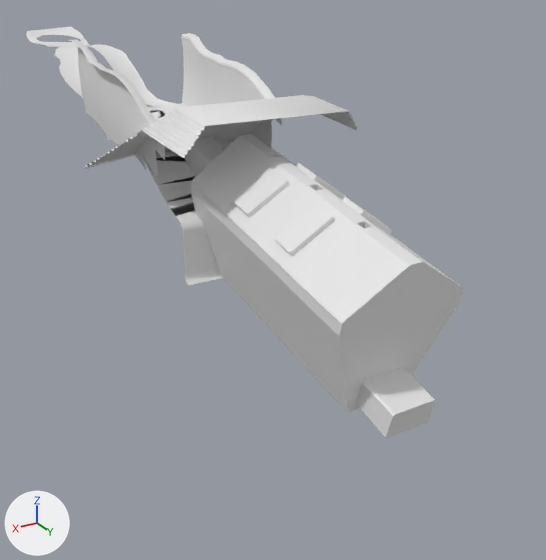
The Blender file Blender Models/SandGlide/SandGlideNEW.blend as it was, and as the next commit left it.
The view is the same before and after, from a 50 mm lens placed at (67.9, 224.4, 24.0), pointed at (-17.5, 82.1, -47.2). Every picture has the same lights, and +X, +Y and +Z are marked at lower left. The same objects are shown in both versions, whatever each file hides. Materials are left out; every surface is plain grey.
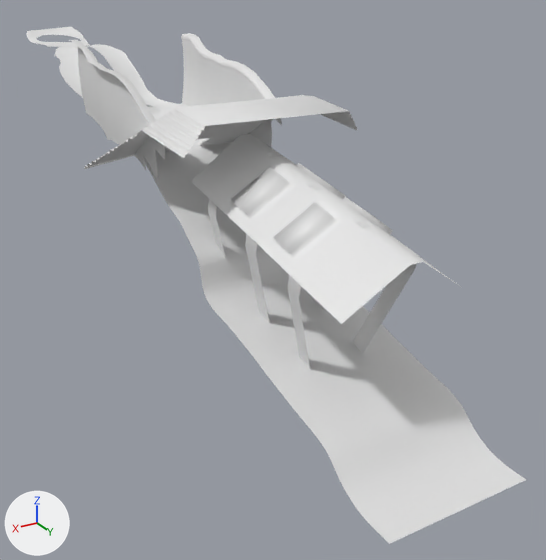
The change in detail:
me_plane is used by ob_plane; location (0.3, 84.0, -27.0).
me_plane had 254 vertices, 207 faces and spanned x -21.6..4.2, y -3.4..60.3, z -23.4..16.4.
me_plane now has 172 vertices, 161 faces and spans x -21.6..4.2, y 2.0..57.2, z -1.6..16.4.
me_plane part 1: 6 loose pieces with 36 vertices, spanning x -21.4..4.1, y -3.4..40.0, z -20.0..8.3, are deleted.
Part 2, on me_plane:
46 vertices are removed from x -21.4..4.1, y 38.3..60.3, z -23.4..5.4.
86 faces are deleted.
52 new faces join them.
me_plane part 3: 161 kept faces spanning x -21.6..4.2, y 2.0..57.2, z -1.6..16.4 are now shaded smooth.
me_plane_004 has 864 vertices, 979 faces and spans x -20.6..28.8, y 24.8..61.6, z -21.2..4.2.
me_plane_004 is used by ob_pryamid_001; location (-6.7, 39.6, -7.2).
me_plane_004 part 4: the loose piece of 100 vertices spanning x -4.8..4.9, y 25.1..48.2, z -21.2..-6.4 is deleted.
me_meshid1_name_004 is used by ob_mesh_1_004; location (0.0, 0.0, 0.0).
me_meshid1_name_004 had 568 vertices, 480 faces and spanned x -22.7..12.3, y -31.5..88.1, z -41.1..5.1.
me_meshid1_name_004 now has 679 vertices, 566 faces and spans x -22.9..12.3, y -31.5..156.9, z -57.8..5.1.
me_meshid1_name_004 part 5: 18 vertices moved from x -22.7..7.7, y 52.7..87.6, z -40.9..-16.2 to x -22.7..7.7, y 52.7..94.2, z -34.8..-16.5; 5 vertices removed from x -22.6..7.2, y 87.8..88.1, z -41.1..-40.7; 116 vertices added at x -22.9..7.2, y 94.3..156.9, z -57.8..-36.1.

Changed parts and their boxes [x1, y1, x2, y2] in the pictures (546 x 560 px):
'mesh-1.004', reshaped: before [27, 27, 281, 285]; after [27, 27, 526, 544]
'Plane', reshaped (37% shorter): before [191, 134, 464, 438]; after [191, 134, 461, 324]
part 1 of me_plane, deleted: before [191, 164, 406, 361]
part 2 of me_plane, cut back: before [191, 135, 464, 438]; after [191, 135, 410, 324]
part 3 of me_plane, shading changed: [240, 134, 454, 282] in both
part 4 of me_plane_004, deleted: before [185, 136, 224, 176]
part 5 of me_meshid1_name_004, built on: before [155, 142, 232, 285]; after [155, 142, 526, 544]
